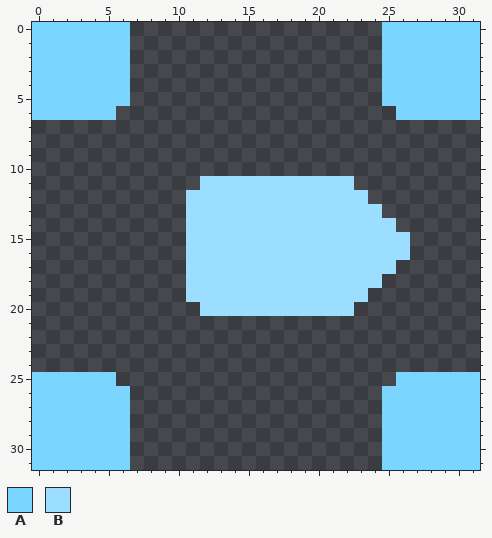
Pixel-art sprite: sprites/blocks/distribution/mover/mover-top-3.png. The first picture shows the starting point.
The file is 32x32 pixels.
Palette (. is transparent): A #7ad5ff  B #9bdeff
Pixels before, first column x 0:
 0 AAAAAAA..................AAAAAAA
 1 AAAAAAA..................AAAAAAA
 2 AAAAAAA..................AAAAAAA
 3 AAAAAAA..................AAAAAAA
 4 AAAAAAA..................AAAAAAA
 5 AAAAAAA..................AAAAAAA
 6 AAAAAA....................AAAAAA
 7 ................................
 8 ................................
 9 ................................
10 ................................
11 ............BBBBBBBBBBB.........
12 ...........BBBBBBBBBBBBB........
13 ...........BBBBBBBBBBBBBB.......
14 ...........BBBBBBBBBBBBBBB......
15 ...........BBBBBBBBBBBBBBBB.....
16 ...........BBBBBBBBBBBBBBBB.....
17 ...........BBBBBBBBBBBBBBB......
18 ...........BBBBBBBBBBBBBB.......
19 ...........BBBBBBBBBBBBB........
20 ............BBBBBBBBBBB.........
21 ................................
22 ................................
23 ................................
24 ................................
25 AAAAAA....................AAAAAA
26 AAAAAAA..................AAAAAAA
27 AAAAAAA..................AAAAAAA
28 AAAAAAA..................AAAAAAA
29 AAAAAAA..................AAAAAAA
30 AAAAAAA..................AAAAAAA
31 AAAAAAA..................AAAAAAA
After:
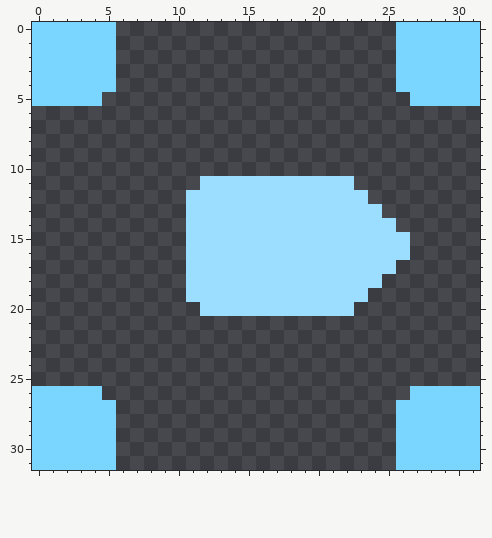
Difference:
Colour A is removed in rows 0 to 4 at x 6 and 25; in row 5 at x 5 to 6 and 25 to 26; in row 6 at x 0 to 5 and 26 to 31; in row 25 at x 0 to 5 and 26 to 31; in row 26 at x 5 to 6 and 25 to 26; in rows 27 to 31 at x 6 and 25.
Changed places in both pictures, as pixel boxes (x1, y1, x2, y2):
erased: (32, 22, 130, 120)
erased: (382, 22, 480, 120)
erased: (32, 372, 130, 470)
erased: (382, 372, 480, 470)
